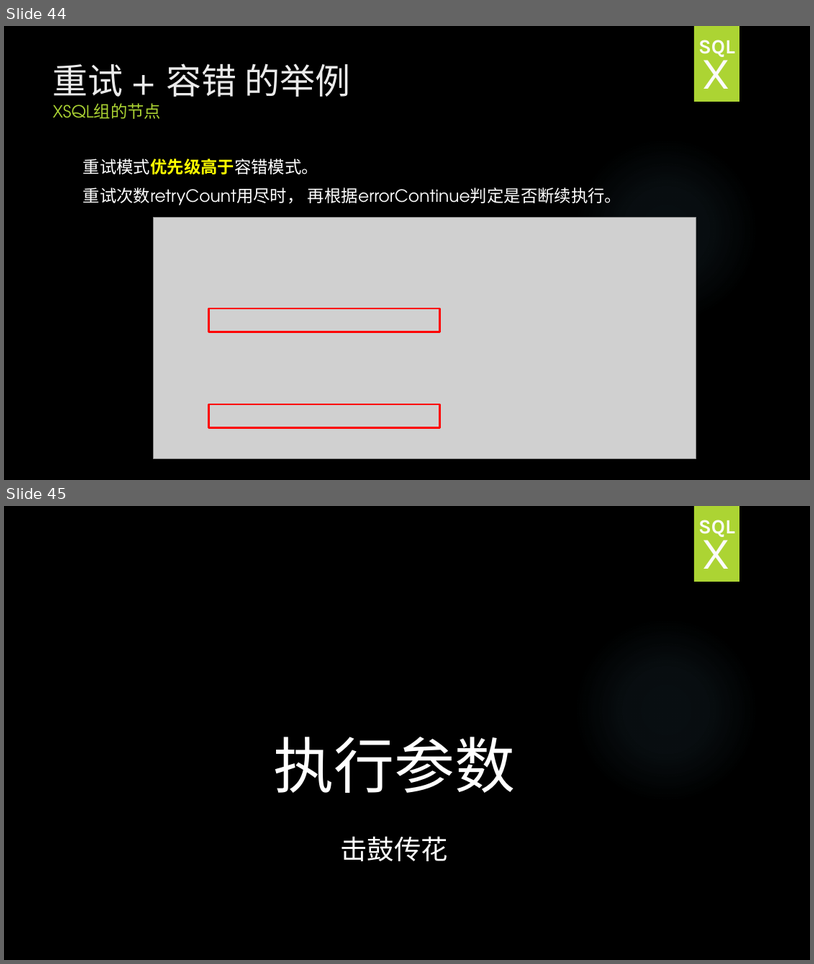
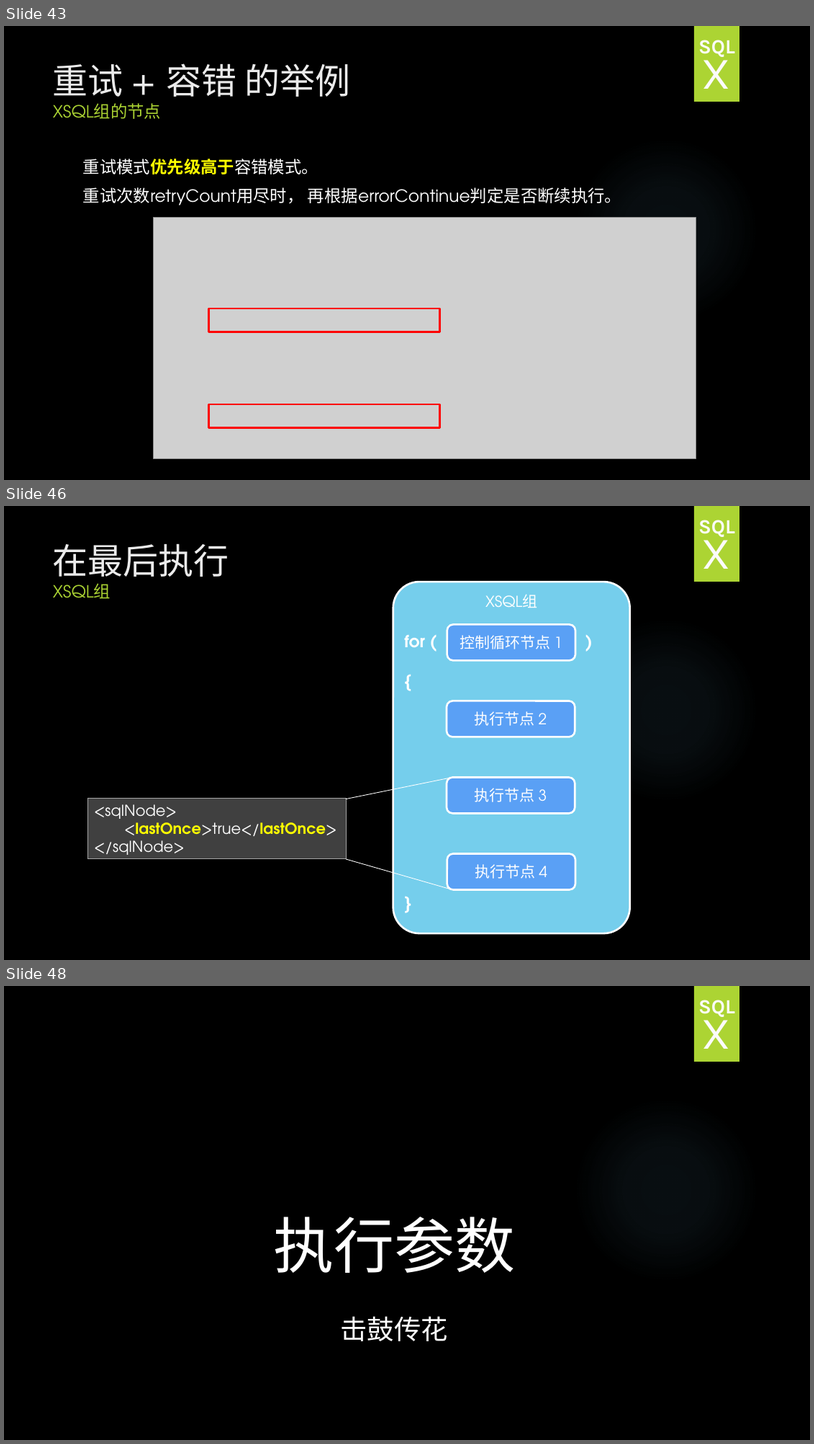
Before and after one commit to HY-ZhengWei/hy.common.XJava, a slide deck: doc/XSQLGroup技术交流.pptx. Shown one above the other, each under a label of ours: slides 44 and 45 before the commit, slides 43, 46 and 48 after it; the slides between them are not shown. The pictures are 814x964 and 814x1444 pixels, drawn with LibreOffice and Linux fonts; fonts in the diff are those of the drawing; grey boxes stand for pictures; background and template pictures are left out. Boxes give left, top, right and bottom in pixels: in the first picture for what was removed or moved away, otherwise in the second. Text is boxed around its words. In the diff, an @@ line names an element or a change of style, - is before the commit and + after.

Commit message:
4.0.8
1. 完善：XSQL组的技术交流

```diff
--- a/doc/XSQLGroup技术交流.pptx
+++ b/doc/XSQLGroup技术交流.pptx
@@ slide 46 added at [4,506,810,960], background picture (left out); not listed: 2 template elements that a slide beside it also shows @@
@@ text added at [699,520,736,537], 24 pt, text pattern #EBEBEB on #FBFBFB, bold @@
+SQL
@@ title added at [53,543,229,599], 42 pt, text #EBEBEB @@
+在最后执行
+XSQL组
@@ text added at [702,528,731,569], 54 pt, text pattern #EBEBEB on #FBFBFB @@
+X
@@ rounded rectangle added at [394,582,630,933], fill #75CEEC, outline #FFFFFF 2.25 pt, 18 pt, text #FFFFFF @@
+XSQL组
@@ text added at [404,635,425,647], 20 pt, text #FFFFFF, bold @@
+for (
@@ rounded rectangle added at [448,625,576,660], fill #5AA0F5, outline #FFFFFF 2.25 pt, 18 pt, text #FFFFFF @@
+控制循环节点 1
@@ text added at [580,628,599,655], 20 pt, text #FFFFFF, bold @@
+)
@@ text added at [399,667,417,694], 20 pt, text #FFFFFF, bold @@
+{
@@ rounded rectangle added at [447,701,575,736], fill #5AA0F5, outline #FFFFFF 2.25 pt, 18 pt, text #FFFFFF @@
+执行节点 2
@@ line added from (347, 799) to (453, 777), #FFFFFF 0.75 pt @@
@@ rounded rectangle added at [447,777,575,813], fill #5AA0F5, outline #FFFFFF 2.25 pt, 18 pt, text #FFFFFF @@
+执行节点 3
@@ rectangle added at [88,798,347,859], fill #404040, outline #A6A6A6 0.75 pt, 18 pt, text #FFFFFF @@
+<sqlNode>
+<lastOnce>true</lastOnce>
+</sqlNode>
@@ line added from (347, 859) to (453, 890), #FFFFFF 0.75 pt @@
@@ rounded rectangle added at [448,853,576,889], fill #5AA0F5, outline #FFFFFF 2.25 pt, 18 pt, text #FFFFFF @@
+执行节点 4
@@ text added at [399,890,417,916], 20 pt, text #FFFFFF, bold @@
+}
@@ what was slide 44 is now slide 43 @@
@@ what was slide 45 is now slide 48 @@
```
Also in this commit, not shown: 5 slides changed, 16 other slides added, 1 slide removed.
